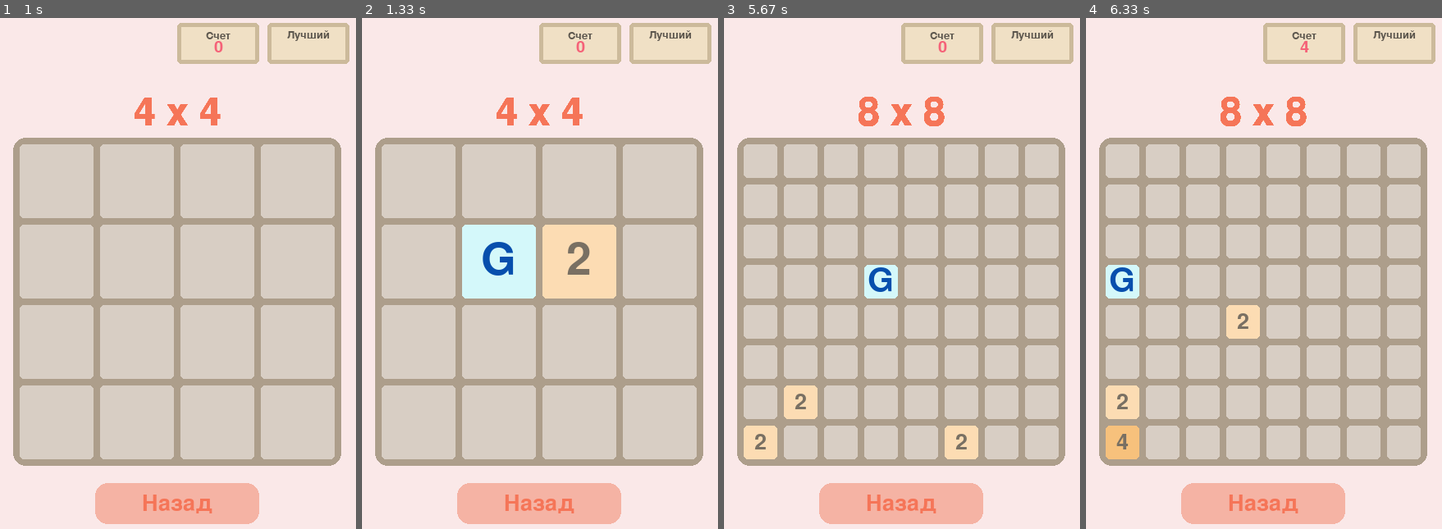
Above: before the commit, frames 1-4 (left to right).
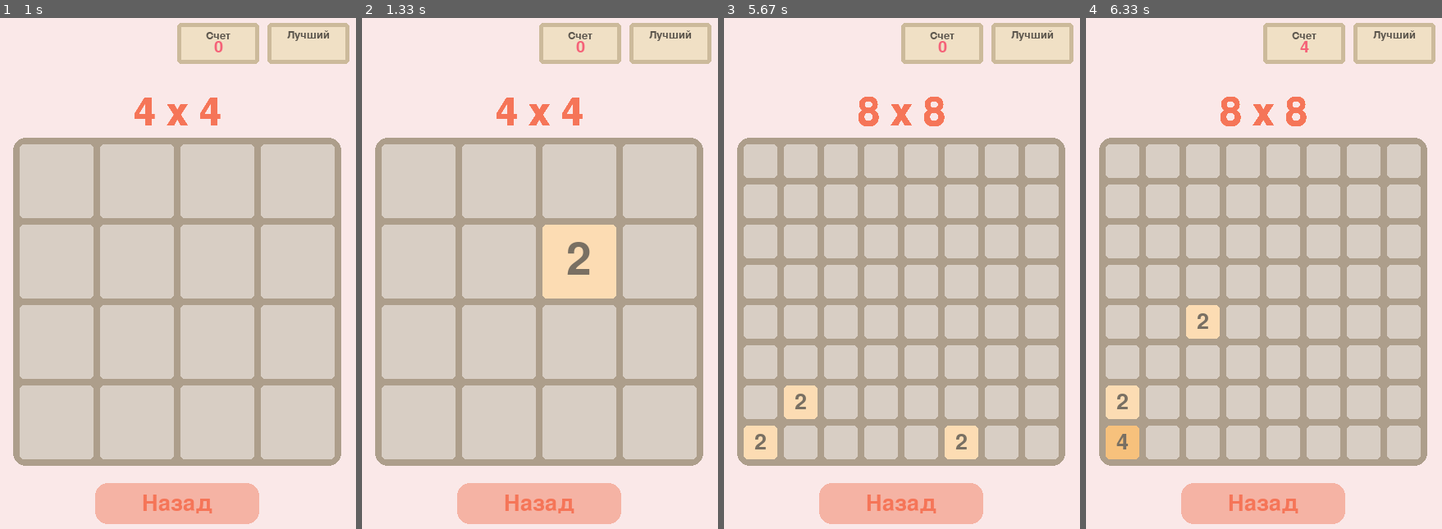
Above: after the commit, the same moments.

Repository: NaFo61/2048_Pygame
Game: pygame game, started from game/main.py
The game is run twice, just before and just after one commit, with the same random seed, the same clock (stepped at 60 frames per second) and the same inputs.
Inputs (mouse positions are in pixels of both pictures, inside the frame that each line leads up to):
- Up to frame 1 (1 s): press the mouse at (178, 283) at 0.37 s; move the mouse to (195, 339) at 0.47 s; release the mouse at (217, 401) at 0.6 s; press the mouse at (178, 191) at 0.7 s; move the mouse to (252, 329) at 0.8 s; release the mouse at (327, 467) at 0.93 s
- Up to frame 2 (1.33 s): hold Right from 1 s (still down)
- Up to frame 3 (5.67 s): release Right at 1.47 s; hold Up 1.5-1.8 s; press the mouse at (902, 503) at 1.87 s; move the mouse to (909, 314) at 1.97 s; release the mouse at (919, 120) at 2.1 s; press the mouse at (902, 483) at 2.2 s; move the mouse to (912, 319) at 2.3 s; release the mouse at (923, 161) at 2.43 s; press the mouse at (902, 345) at 2.53 s; move the mouse to (930, 253) at 2.63 s; release the mouse at (958, 155) at 2.77 s; press the mouse at (902, 411) at 2.87 s; move the mouse to (976, 247) at 2.97 s; release the mouse at (1055, 84) at 3.1 s; press the mouse at (902, 483) at 3.2 s; move the mouse to (834, 299) at 3.3 s; release the mouse at (766, 115) at 3.43 s; press the mouse at (902, 345) at 3.53 s; move the mouse to (919, 273) at 3.63 s; release the mouse at (941, 201) at 3.77 s; press the mouse at (902, 283) at 3.87 s; move the mouse to (837, 283) at 3.97 s; release the mouse at (777, 283) at 4.1 s; press the mouse at (902, 355) at 4.2 s; move the mouse to (834, 258) at 4.3 s; release the mouse at (766, 166) at 4.43 s; hold Right 4.5-4.97 s; hold Left 5-5.53 s; hold Down from 5.57 s (still down)
- Up to frame 4 (6.33 s): release Down at 5.87 s; hold Left 5.9-6.3 s

Frame 1 is identical in both runs. In frame 2, 3.0% of the frame differs, in the area x 28-49%, y 40-55%; in frame 3, 0.6%; in frame 4, 1.8%.

Commit message:
Update all moves

Diff:
--- a/game/funcs.py
+++ b/game/funcs.py
@@ -15,7 +15,7 @@
         512: style.CELL_COLOR_512,
         1024: style.CELL_COLOR_1024,
         2048: style.CELL_COLOR_2048,
-        "G": style.CELL_COLOR_G
+        "G": style.CELL_COLOR_G,
     }
     return settings.get(cell_value)
 
--- a/game/main.py
+++ b/game/main.py
@@ -30,7 +30,7 @@
         self.chances = {
             "2": 90,  # Шанс на выпадение числа <2>
             "4": 10,  # Шанс на выпадение числа <4>
-            "G": 25,  # Шанс на появление гема
+            "G": 5,  # Шанс на появление гема
         }
 
     def render(self, screen):
@@ -57,15 +57,12 @@
         # <===== Надпись размер поля =====>
 
         # <===== Твои очки =====>
-        pygame.draw.rect(
-            screen, style.S_TABLE_SCORE, (250, 10, 100, 50), 0, 5
-        )
+        pygame.draw.rect(screen, style.S_TABLE_SCORE, (250, 10, 100, 50), 0, 5)
         pygame.draw.rect(
             screen, style.S_TABLE_SCORE_BORDER, (250, 10, 100, 50), 5, 5
         )
         font = pygame.font.SysFont("spendthrift", 20)
-        text = font.render("Счет", True, style.S_TABLE_SCORE_TEXT
-                           )
+        text = font.render("Счет", True, style.S_TABLE_SCORE_TEXT)
 
         button_x_text = 300 - text.get_width() // 2
         button_y_text = 25 - text.get_height() // 2
@@ -84,15 +81,12 @@
         # <===== Твои очки =====>
 
         # <===== Лучшие очки =====>
-        pygame.draw.rect(
-            screen, style.S_TABLE_SCORE, (360, 10, 100, 50), 0, 5
-        )
+        pygame.draw.rect(screen, style.S_TABLE_SCORE, (360, 10, 100, 50), 0, 5)
         pygame.draw.rect(
             screen, style.S_TABLE_SCORE_BORDER, (360, 10, 100, 50), 5, 5
         )
         font = pygame.font.SysFont("spendthrift", 20)
-        text = font.render("Лучший", True, style.S_TABLE_SCORE_TEXT
-                           )
+        text = font.render("Лучший", True, style.S_TABLE_SCORE_TEXT)
 
         button_x_text = 410 - text.get_width() // 2
         button_y_text = 25 - text.get_height() // 2
@@ -154,23 +148,25 @@
     def render_cell_text(self, screen, cell_value, i, j):
         """Отображение текста ячейки"""
 
-        color, font_size = funcs.get_color_fontsize_text(cell_value, self.level)
+        color, font_size = funcs.get_color_fontsize_text(
+            cell_value, self.level
+        )
         font = pygame.font.Font(None, font_size)
         text_rendered = font.render(str(cell_value), True, color)
 
         text_width, text_height = font.size(str(cell_value))
 
         text_x = (
-                self.left
-                + self.margin * (j + 1)
-                + j * self.cell_size
-                + (self.cell_size - text_width) // 2
+            self.left
+            + self.margin * (j + 1)
+            + j * self.cell_size
+            + (self.cell_size - text_width) // 2
         )
         text_y = (
-                self.top
-                + self.margin * (i + 1)
-                + i * self.cell_size
-                + (self.cell_size - text_height) // 2
+            self.top
+            + self.margin * (i + 1)
+            + i * self.cell_size
+            + (self.cell_size - text_height) // 2
         )
 
         screen.blit(text_rendered, (text_x, text_y))
@@ -217,7 +213,9 @@
             raise ValueError("Error: Chances do not add up to 100")
         self.spawn_number()
 
-        is_spawn_g = random.randint(1, 100) in range(1, self.chances.get("G") + 1)
+        is_spawn_g = random.randint(1, 100) in range(
+            1, self.chances.get("G") + 1
+        )
         if is_spawn_g:
             self.spawn_gem()
 
@@ -227,7 +225,7 @@
             inds_g = [i for i, v in enumerate(line) if v == "G"]
             for ind_g in inds_g:
                 if ind_g != len(line) - 1:
-                    if [i for i in line[ind_g + 1:] if i and i != "G"]:
+                    if [i for i in line[ind_g + 1 :] if i and i != "G"]:
                         line[ind_g] = 0
                         self.collected_g += 1
             new_line = [i for i in line if i] + [0] * line.count(0)
@@ -237,8 +235,8 @@
         for i in range(self.value):
             for j in range(self.value - 1):
                 if (
-                        self.board[i][j] == self.board[i][j + 1]
-                        and self.board[i][j + 1] != 0
+                    self.board[i][j] == self.board[i][j + 1]
+                    and self.board[i][j + 1] != 0
                 ):
                     if self.board[i][j] != "G":
                         result_of_cell = self.board[i][j] * 2
@@ -250,25 +248,34 @@
                         result_of_cell = "G"
                         self.board[i][j] = result_of_cell
 
-
     def move_right(self):
-        self.board = [
-            [0] * line.count(0) + [i for i in line if i] for line in self.board
-        ]
+        board = []
+        for line in self.board:
+            inds_g = [i for i, v in enumerate(line) if v == "G"]
+            for ind_g in inds_g:
+                if True:
+                    if [i for i in line[:ind_g] if i and i != "G"]:
+                        line[ind_g] = 0
+                        self.collected_g += 1
+            new_line = [0] * line.count(0) + [i for i in line if i]
+            board.append(new_line)
+        self.board = board
+
         for i in range(self.value):
             for j in range(self.value - 1, 0, -1):
                 if (
-                        self.board[i][j] == self.board[i][j - 1]
-                        and self.board[i][j] != 0
+                    self.board[i][j] == self.board[i][j - 1]
+                    and self.board[i][j] != 0
                 ):
                     if self.board[i][j] != "G":
                         result_of_cell = self.board[i][j] * 2
+                        self.board[i][j] = result_of_cell
+                        self.board[i].pop(j - 1)
+                        self.board[i].insert(0, 0)
                         self.points += result_of_cell
                     else:
                         result_of_cell = "G"
-                    self.board[i][j] = result_of_cell
-                    self.board[i].pop(j - 1)
-                    self.board[i].insert(0, 0)
+                        self.board[i][j] = result_of_cell
 
     def move_up(self):
         self.board = [list(line) for line in zip(*self.board)]
@@ -277,7 +284,7 @@
             inds_g = [i for i, v in enumerate(line) if v == "G"]
             for ind_g in inds_g:
                 if ind_g != len(line) - 1:
-                    if [i for i in line[ind_g + 1:] if i and i != "G"]:
+                    if [i for i in line[ind_g + 1 :] if i and i != "G"]:
                         line[ind_g] = 0
                         self.collected_g += 1
             new_line = [i for i in line if i] + [0] * line.count(0)
@@ -286,8 +293,8 @@
         for i in range(self.value):
             for j in range(self.value - 1):
                 if (
-                        self.board[i][j] == self.board[i][j + 1]
-                        and self.board[i][j + 1] != 0
+                    self.board[i][j] == self.board[i][j + 1]
+                    and self.board[i][j + 1] != 0
                 ):
                     if self.board[i][j] != "G":
                         result_of_cell = self.board[i][j] * 2
@@ -302,23 +309,32 @@
 
     def move_down(self):
         self.board = [list(line) for line in zip(*self.board)]
-        self.board = [
-            [0] * line.count(0) + [i for i in line if i] for line in self.board
-        ]
+        board = []
+        for line in self.board:
+            inds_g = [i for i, v in enumerate(line) if v == "G"]
+            for ind_g in inds_g:
+                if True:
+                    if [i for i in line[:ind_g] if i and i != "G"]:
+                        line[ind_g] = 0
+                        self.collected_g += 1
+            new_line = [0] * line.count(0) + [i for i in line if i]
+            board.append(new_line)
+        self.board = board
         for i in range(self.value):
             for j in range(self.value - 1, 0, -1):
                 if (
-                        self.board[i][j] == self.board[i][j - 1]
-                        and self.board[i][j] != 0
+                    self.board[i][j] == self.board[i][j - 1]
+                    and self.board[i][j] != 0
                 ):
                     if self.board[i][j] != "G":
                         result_of_cell = self.board[i][j] * 2
+                        self.board[i][j] = result_of_cell
+                        self.board[i].pop(j - 1)
+                        self.board[i].insert(0, 0)
                         self.points += result_of_cell
                     else:
                         result_of_cell = "G"
-                    self.board[i][j] = result_of_cell
-                    self.board[i].pop(j - 1)
-                    self.board[i].insert(0, 0)
+                        self.board[i][j] = result_of_cell
         self.board = [list(line) for line in zip(*self.board)]
 
 
@@ -375,10 +391,10 @@
                     self.terminate()
                 if event.type == pygame.KEYDOWN:
                     if event.key in (
-                            pygame.K_LEFT,
-                            pygame.K_RIGHT,
-                            pygame.K_UP,
-                            pygame.K_DOWN,
+                        pygame.K_LEFT,
+                        pygame.K_RIGHT,
+                        pygame.K_UP,
+                        pygame.K_DOWN,
                     ):
                         random.choice(self.move_sounds).play()
                         board.move(event.key)
@@ -398,7 +414,9 @@
                     text = font.render("Назад", True, style.S_BUTTON_TEXT)
 
                     button_x_text = width // 2 - text.get_width() // 2
-                    button_y_text = height - height // 12 - text.get_height() // 2
+                    button_y_text = (
+                        height - height // 12 - text.get_height() // 2
+                    )
 
                     if 250 - 100 < x < 250 + 100 and 596 - 25 < y < 596 + 25:
                         pygame.draw.rect(
@@ -431,7 +449,10 @@
         button_y_1 = height // 2
 
         play_button_rect = pygame.Rect(
-            button_x_1 - 100, button_y_1 - 25, 200, 50,
+            button_x_1 - 100,
+            button_y_1 - 25,
+            200,
+            50,
         )
 
         pygame.draw.rect(
@@ -548,7 +569,9 @@
                             0,
                             15,
                         )
-                        screen.blit(text_play, (button_x_text_1, button_y_text_1))
+                        screen.blit(
+                            text_play, (button_x_text_1, button_y_text_1)
+                        )
                     else:
                         pygame.draw.rect(
                             screen,
@@ -557,7 +580,9 @@
                             0,
                             15,
                         )
-                        screen.blit(text_play, (button_x_text_1, button_y_text_1))
+                        screen.blit(
+                            text_play, (button_x_text_1, button_y_text_1)
+                        )
 
                     if records_button_rect.collidepoint(x, y):
                         pygame.draw.rect(
@@ -567,7 +592,9 @@
                             0,
                             15,
                         )
-                        screen.blit(text_records, (button_x_text_2, button_y_text_2))
+                        screen.blit(
+                            text_records, (button_x_text_2, button_y_text_2)
+                        )
                     else:
                         pygame.draw.rect(
                             screen,
@@ -576,7 +603,9 @@
                             0,
                             15,
                         )
-                        screen.blit(text_records, (button_x_text_2, button_y_text_2))
+                        screen.blit(
+                            text_records, (button_x_text_2, button_y_text_2)
+                        )
 
                     if rules_button_rect.collidepoint(x, y):
                         pygame.draw.rect(
@@ -586,7 +615,9 @@
                             0,
                             15,
                         )
-                        screen.blit(text_rules, (button_x_text_3, button_y_text_3))
+                        screen.blit(
+                            text_rules, (button_x_text_3, button_y_text_3)
+                        )
                     else:
                         pygame.draw.rect(
                             screen,
@@ -595,7 +626,9 @@
                             0,
                             15,
                         )
-                        screen.blit(text_rules, (button_x_text_3, button_y_text_3))
+                        screen.blit(
+                            text_rules, (button_x_text_3, button_y_text_3)
+                        )
 
             pygame.display.flip()
 
@@ -615,7 +648,9 @@
 
         # <==== Надпись ====>
         font_title = pygame.font.SysFont("spendthrift", 60)
-        text_title = font_title.render("Выбери размер поля", True, style.S_MAIN_TITLE)
+        text_title = font_title.render(
+            "Выбери размер поля", True, style.S_MAIN_TITLE
+        )
 
         text_x = width // 2 - text_title.get_width() // 2
         text_y = height // 8 - text_title.get_height() // 2
@@ -748,7 +783,9 @@
                             0,
                             15,
                         )
-                        screen.blit(text_4_x_4, (button_x_text_1, button_y_text_1))
+                        screen.blit(
+                            text_4_x_4, (button_x_text_1, button_y_text_1)
+                        )
                     else:
                         pygame.draw.rect(
                             screen,
@@ -757,7 +794,9 @@
                             0,
                             15,
                         )
-                        screen.blit(text_4_x_4, (button_x_text_1, button_y_text_1))
+                        screen.blit(
+                            text_4_x_4, (button_x_text_1, button_y_text_1)
+                        )
 
                     if button_6_x_6.collidepoint(x, y):
                         pygame.draw.rect(
@@ -767,7 +806,9 @@
                             0,
                             15,
                         )
-                        screen.blit(text_6_x_6, (button_x_text_2, button_y_text_2))
+                        screen.blit(
+                            text_6_x_6, (button_x_text_2, button_y_text_2)
+                        )
                     else:
                         pygame.draw.rect(
                             screen,
@@ -776,7 +817,9 @@
                             0,
                             15,
                         )
-                        screen.blit(text_6_x_6, (button_x_text_2, button_y_text_2))
+                        screen.blit(
+                            text_6_x_6, (button_x_text_2, button_y_text_2)
+                        )
 
                     if button_8_x_8.collidepoint(x, y):
                         pygame.draw.rect(
@@ -786,7 +829,9 @@
                             0,
                             15,
                         )
-                        screen.blit(text_8_x_8, (button_x_text_3, button_y_text_3))
+                        screen.blit(
+                            text_8_x_8, (button_x_text_3, button_y_text_3)
+                        )
                     else:
                         pygame.draw.rect(
                             screen,
@@ -795,7 +840,9 @@
                             0,
                             15,
                         )
-                        screen.blit(text_8_x_8, (button_x_text_3, button_y_text_3))
+                        screen.blit(
+                            text_8_x_8, (button_x_text_3, button_y_text_3)
+                        )
                     if button_back.collidepoint(x, y):
                         pygame.draw.rect(
                             screen,
@@ -805,7 +852,9 @@
                             15,
                         )
 
-                        screen.blit(text_back, (button_back_x_text, button_back_y_text))
+                        screen.blit(
+                            text_back, (button_back_x_text, button_back_y_text)
+                        )
                     else:
                         pygame.draw.rect(
                             screen,
@@ -814,7 +863,9 @@
                             0,
                             15,
                         )
-                        screen.blit(text_back, (button_back_x_text, button_back_y_text))
+                        screen.blit(
+                            text_back, (button_back_x_text, button_back_y_text)
+                        )
 
             pygame.display.flip()
 
